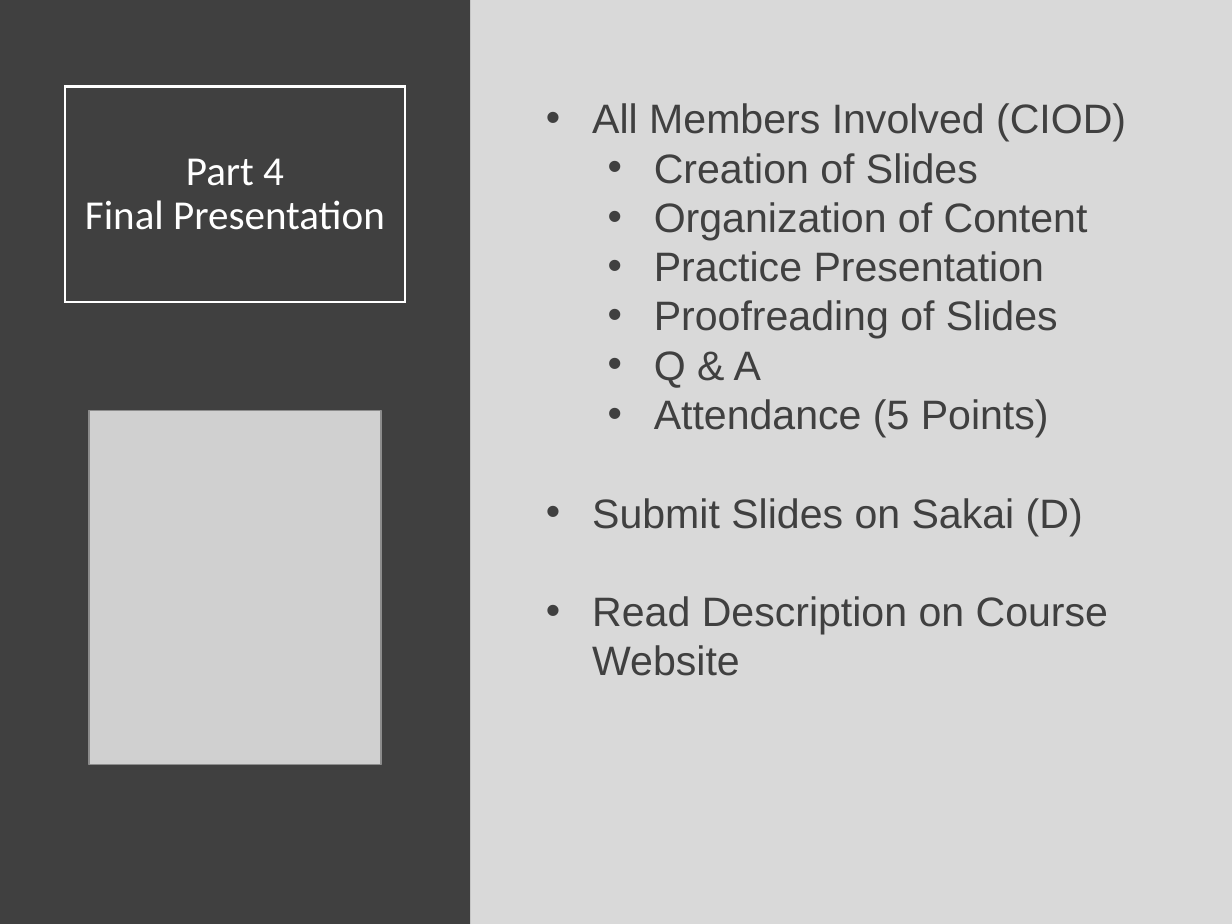
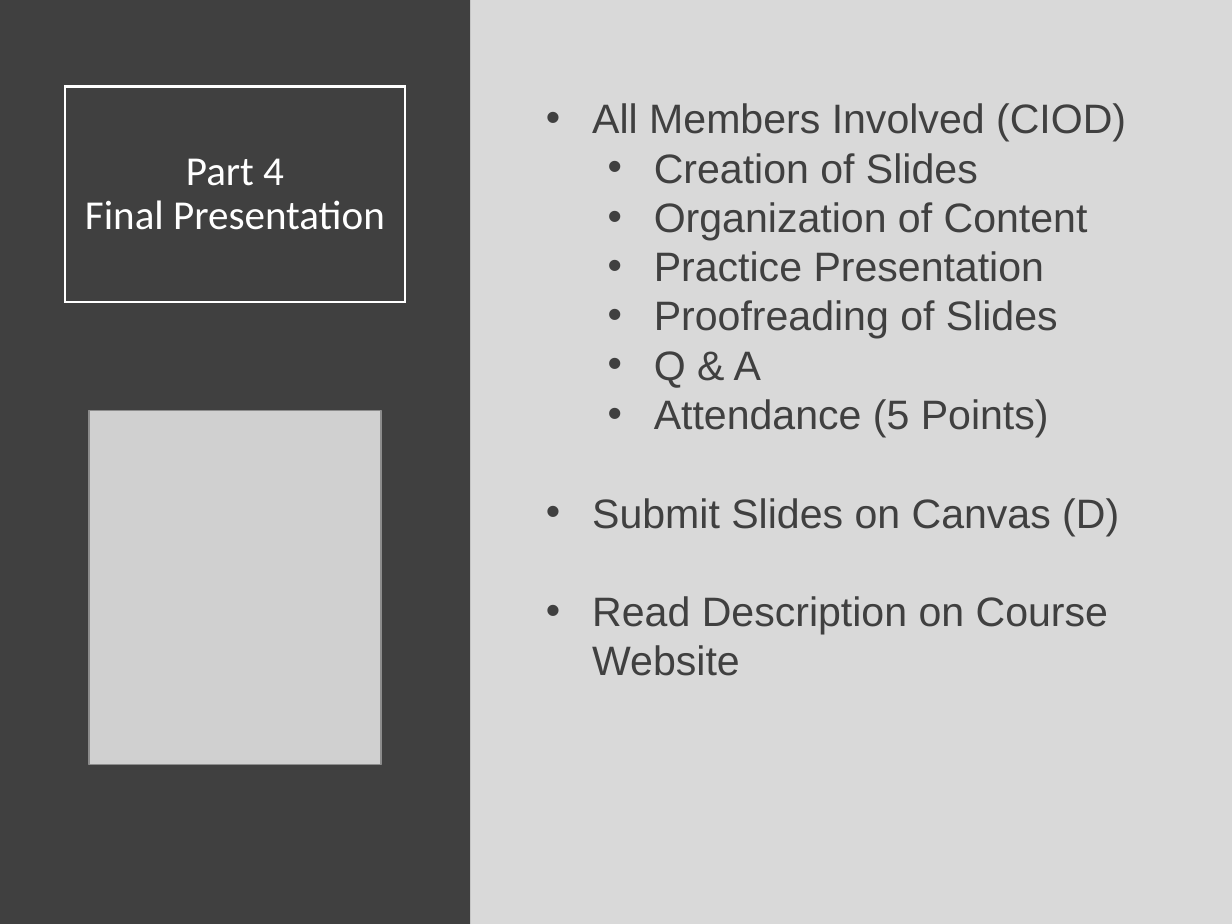
Before and after one commit to SuperMarioGiacomazzo/STOR320_WEBSITE, a slide deck: slide 13 of Lecture/Final Project 2/Final_Project_2_Lecture.pptx. Drawn at 1232x924 pixels with LibreOffice and Linux fonts; fonts in the diff are those of the drawing; grey boxes stand for pictures. Boxes give left, top, right and bottom in pixels: in the first picture for what was removed or moved away, otherwise in the second. Text is boxed around its words. In the diff, an @@ line names an element or a change of style, - is before the commit and + after.

```diff
--- a/Lecture/Final Project 2/Final_Project_2_Lecture.pptx
+++ b/Lecture/Final Project 2/Final_Project_2_Lecture.pptx
@@ text at <box>592,498,1119,536</box>: text changed @@
-• Submit Slides on Sakai (D)
+• Submit Slides on Canvas (D)
```
Also in this commit, not shown: 2 other slides changed, 1 other file.
